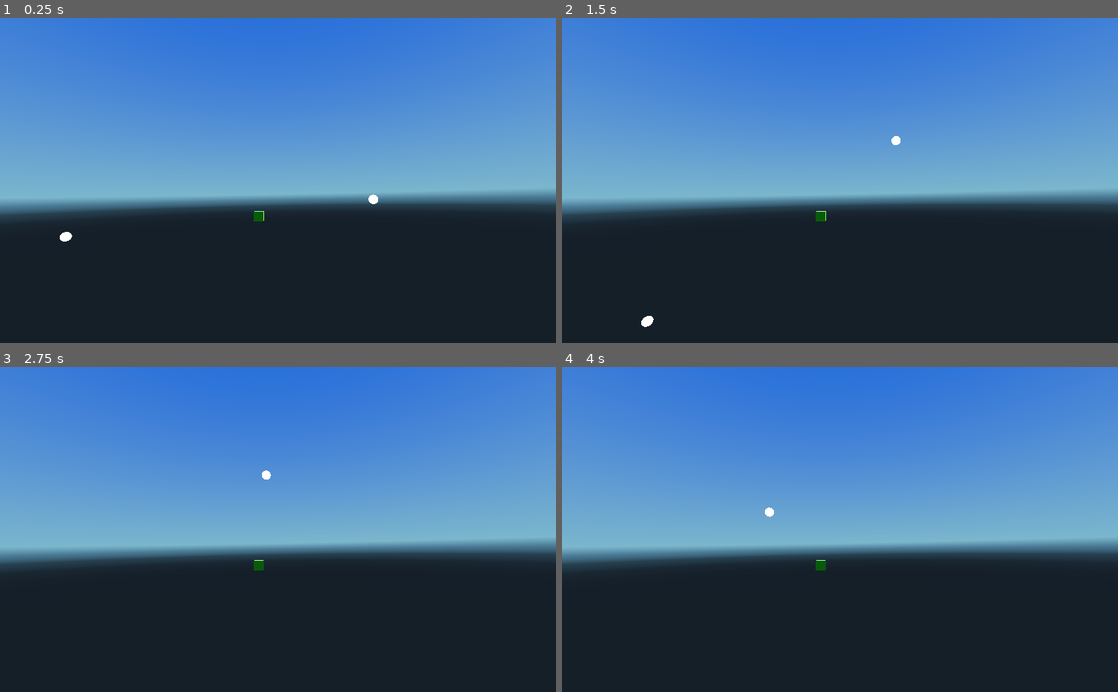
Above: before the commit, frames 1-4 (two rows, left to right).
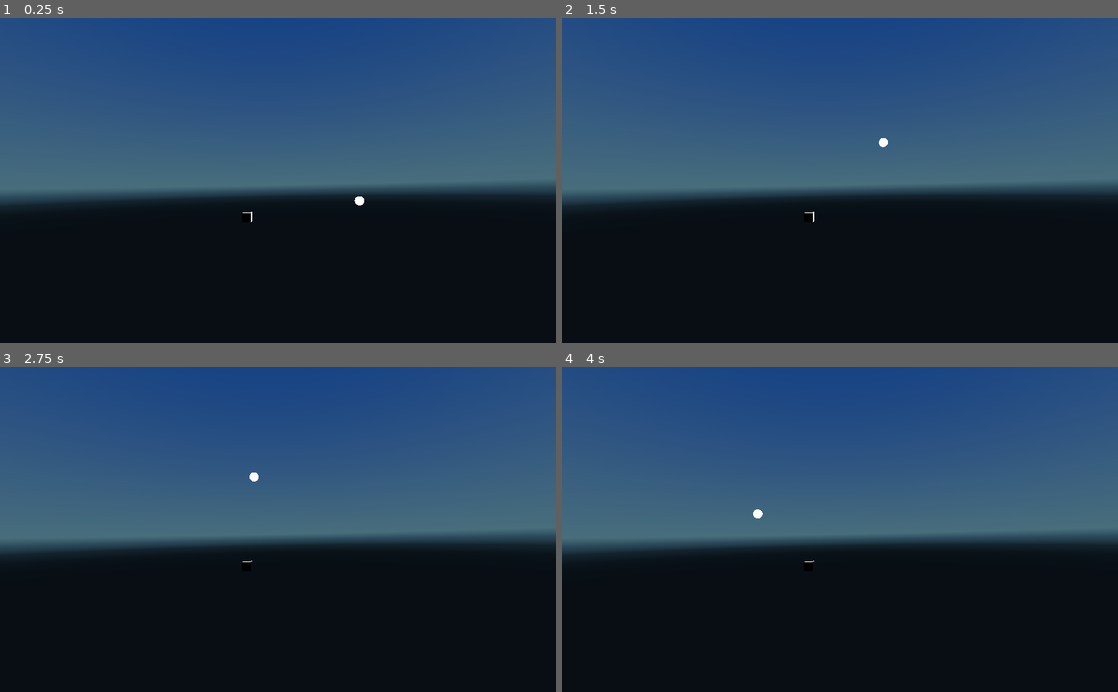
Above: after the commit, the same moments.

Repository: mustafmst/minecraft-clone
Game: Godot game, scene res://components/Sky/Sky.tscn
Same seed, same stepped clock (60 frames per second), same inputs: the game is played once before the commit and once after it. The project has no main scene, so this scene is started directly.
Inputs (mouse positions are in pixels of both pictures, inside the frame that each line leads up to):
- Up to frame 1 (0.25 s): no input
- Up to frame 2 (1.5 s): move the mouse to (867, 180) at 0.52 s; hold Shift (movement_sprint) 0.53-1.28 s; hold W (movement_forward) from 0.53 s (still down); tap Space (movement_jump) at 0.77 s; move the mouse to (812, 180) at 1.27 s; tap Shift (movement_sprint) at 1.35 s
- Up to frame 3 (2.75 s): keep holding W (movement_forward); tap Space (movement_jump) at 1.52 s; move the mouse to (289, 523) at 2.02 s; hold Shift (movement_sprint) from 2.03 s (still down)
- Up to frame 4 (4 s): keep holding W (movement_forward); tap Enter at 2.75 s; move the mouse to (834, 536) at 2.77 s; release Shift (movement_sprint) at 2.78 s; tap Shift (movement_sprint) at 2.85 s; tap Space (movement_jump) at 3.02, 3.77 s; move the mouse to (878, 532) at 3.52 s; hold Shift (movement_sprint) from 3.53 s (still down)

The runs differ from the first frame. In frame 1, 62% of the frame differs, in the area x 0-100%, y 0-69%; in frame 2, 62%, in the area x 0-100%, y 0-96%; in frame 3, 62%; in frame 4, 62%.

Commit message:
Make sky act as real more

Diff:
--- a/components/Sky/Sky.tscn
+++ b/components/Sky/Sky.tscn
@@ -99,7 +99,7 @@
 background_energy = 0.75
 background_canvas_max_layer = 0
 ambient_light_color = Color( 0, 0, 0, 1 )
-ambient_light_energy = 1.0
+ambient_light_energy = 0.0
 ambient_light_sky_contribution = 1.0
 fog_enabled = false
 fog_color = Color( 0.5, 0.6, 0.7, 1 )
@@ -168,7 +168,7 @@
 adjustment_brightness = 1.0
 adjustment_contrast = 1.0
 adjustment_saturation = 1.0
-_sections_unfolded = [ "Background" ]
+_sections_unfolded = [ "Ambient Light", "Background" ]
 
 [sub_resource type="CubeMesh" id=5]
 
@@ -202,7 +202,7 @@
 params_billboard_mode = 0
 params_grow = false
 params_use_alpha_scissor = false
-albedo_color = Color( 0.237983, 0.910156, 0.0497742, 1 )
+albedo_color = Color( 1, 1, 1, 1 )
 metallic = 0.0
 metallic_specular = 0.5
 metallic_texture_channel = 0
@@ -242,6 +242,7 @@
 
 [node name="sun" type="DirectionalLight" parent="sun_mover" index="0"]
 
+editor/display_folded = true
 transform = Transform( -0.0119718, 0, -0.999928, 0, 1, 0, 0.999928, 0, -0.0119718, -47, 0, 0 )
 layers = 1
 light_color = Color( 1, 1, 1, 1 )
@@ -316,8 +317,13 @@
 material/0 = SubResource( 2 )
 _sections_unfolded = [ "Geometry", "LOD", "Pause", "Transform", "Visibility", "material" ]
 
+[node name="WorldEnvironment" type="WorldEnvironment" parent="sun_mover" index="1"]
+
+environment = SubResource( 4 )
+
 [node name="moon_mover" type="Position3D" parent="." index="1"]
 
+editor/display_folded = true
 script = ExtResource( 2 )
 _sections_unfolded = [ "Pause", "Transform", "Visibility" ]
 
@@ -399,7 +405,7 @@
 
 [node name="Camera" type="Camera" parent="." index="2"]
 
-transform = Transform( 0.999779, 0.0194221, 0.00810278, -0.0187951, 0.997274, -0.071354, -0.00946667, 0.071186, 0.997418, -0.347456, 4.00524, 50.5158 )
+transform = Transform( 0.999776, 0.0194449, 0.00842238, -0.0191688, 0.999314, -0.0316994, -0.00903313, 0.0315309, 0.999462, 2.39405, 6.31808, 51.2283 )
 keep_aspect = 1
 cull_mask = 1048575
 environment = null
@@ -414,11 +420,7 @@
 far = 100.0
 _sections_unfolded = [ "Pause", "Transform", "Visibility" ]
 
-[node name="WorldEnvironment" type="WorldEnvironment" parent="." index="3"]
-
-environment = SubResource( 4 )
-
-[node name="testbody" type="Sprite3D" parent="." index="4"]
+[node name="testbody" type="Sprite3D" parent="." index="3"]
 
 transform = Transform( 1, 0, 0, 0, 1, 0, 0, 0, 1, -5, 0, 0 )
 layers = 1
--- a/components/Sky/moon_mover.gd
+++ b/components/Sky/moon_mover.gd
@@ -1,14 +1,14 @@
 extends Position3D
 
+#var speed = 0.001388889 # 1h in game world = 1 minute in real
 var speed = 0.2
-const change_color_range = PI / 8
 
 onready var moon = get_node("moon")
 
 func _ready():
     Input.set_mouse_mode(Input.MOUSE_MODE_CAPTURED)
 
-func _process(delta):
+func _physics_process(delta):
 
     if Input.is_action_just_pressed("ui_cancel"):
         if Input.get_mouse_mode() == Input.MOUSE_MODE_VISIBLE:
@@ -24,4 +24,9 @@
     elif(new_moon_rotation.z < 0):
         new_moon_rotation.z += 2 * PI
 
+    if ((new_moon_rotation.z > 0) && (new_moon_rotation.z < PI)):
+        moon.visible = true
+    else:
+        moon.visible = false
+
     set_rotation(new_moon_rotation)
--- a/components/Sky/sun_mover.gd
+++ b/components/Sky/sun_mover.gd
@@ -1,19 +1,26 @@
 extends Position3D
 
-var speed = 0.1
-const change_color_range = PI / 8
+#var speed = 0.001388889 # 1h in game world = 1 minute in real
+var speed = 0.2
 
 onready var sun = get_node("sun")
+onready var w_env = get_node("WorldEnvironment")
 
 
-func _process(delta):
-
+func _physics_process(delta):
     var new_sun_rotation = get_rotation()
     new_sun_rotation.z += (PI * speed) * delta
 
-    if(new_sun_rotation.z > 2 * PI):
+    if (new_sun_rotation.z > 2 * PI):
         new_sun_rotation.z -= 2 * PI
-    elif(new_sun_rotation.z < 0):
+    elif (new_sun_rotation.z < 0):
         new_sun_rotation.z += 2 * PI
 
+    if ((new_sun_rotation.z > 0) && (new_sun_rotation.z < PI)):
+        w_env.environment.background_energy = 0.25
+        sun.visible = false
+    else:
+        w_env.environment.background_energy = 0.75
+        sun.visible = true
+
     set_rotation(new_sun_rotation)
